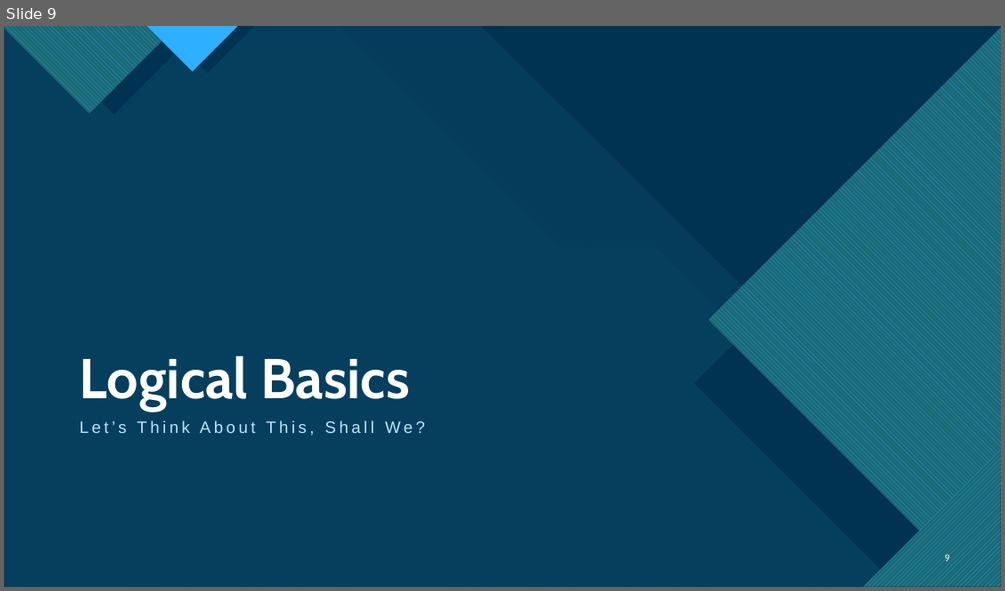
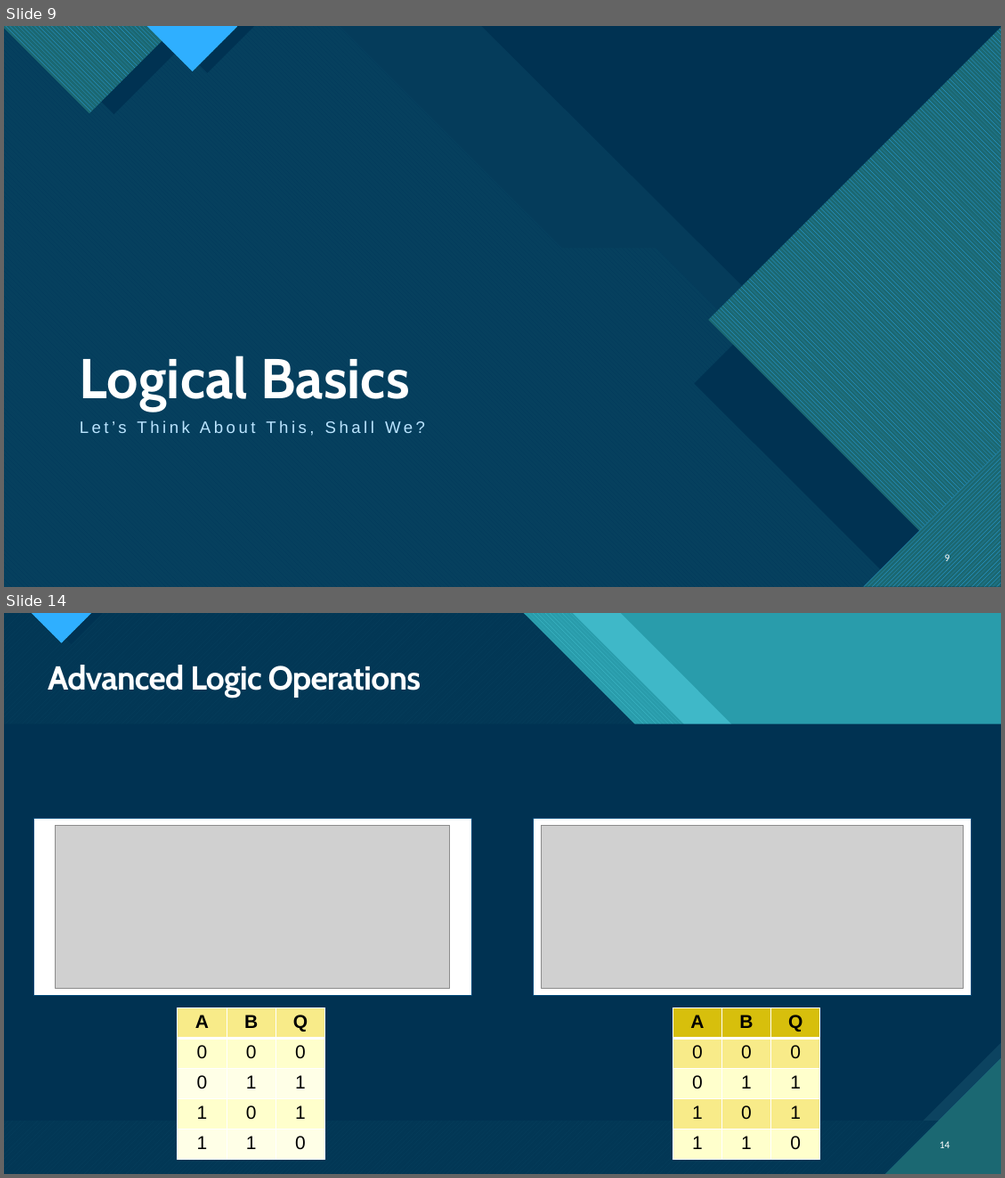
Before and after one commit to Legohead259/OCE4531-Material, a slide deck: presentations/1 - Binary Basics and Boolean Algebra.pptx. Shown one above the other, each under a label of ours: slide 9 before the commit, slides 9 and 14 after it; the slides between them are not shown. The pictures are 1005x591 and 1005x1178 pixels, drawn with LibreOffice and Linux fonts; fonts in the diff are those of the drawing; grey boxes stand for pictures. Boxes give left, top, right and bottom in pixels: in the first picture for what was removed or moved away, otherwise in the second. Text is boxed around its words. In the diff, an @@ line names an element or a change of style, - is before the commit and + after.

```diff
--- a/presentations/1 - Binary Basics and Boolean Algebra.pptx
+++ b/presentations/1 - Binary Basics and Boolean Algebra.pptx
@@ slide 14 added at bbox=[4, 613, 1001, 1174], background #47C3D3; not listed: 14 template elements that a slide beside it also shows @@
@@ rectangle added at bbox=[4, 613, 1001, 1174], fill #299CAB @@
@@ rectangle added at bbox=[4, 613, 1001, 1174], fill #299CAB @@
@@ freeform shape added at bbox=[4, 613, 1001, 1174], fill #47C3D3 at 74% opacity @@
@@ freeform shape added at bbox=[4, 613, 1001, 1174], fill pattern #47C3D3 on #1B6872 @@
@@ title added at bbox=[48, 665, 421, 697], 32 pt, text #FFFFFF, bold @@
+Advanced Logic Operations
@@ rectangle added at bbox=[34, 818, 472, 995], fill #FFFFFF, outline #004B79 1 pt @@
@@ picture added at bbox=[55, 826, 450, 989] @@
@@ rectangle added at bbox=[534, 818, 971, 995], fill #FFFFFF, outline #004B79 1 pt @@
@@ picture added at bbox=[542, 826, 963, 989] @@
@@ table added at bbox=[178, 1008, 325, 1159], 5 rows, 3 columns @@
+A | B | Q
+0 | 0 | 0
+0 | 1 | 1
+1 | 0 | 1
+1 | 1 | 0
@@ table added at bbox=[672, 1008, 821, 1159], 5 rows, 3 columns @@
+A | B | Q
+0 | 0 | 0
+0 | 1 | 1
+1 | 0 | 1
+1 | 1 | 0
@@ page number added at bbox=[939, 1141, 950, 1148], 10 pt, text #FFFFFF @@
+14
```
Also in this commit, not shown: 1 slide changed, 12 other slides added, 1 slide removed.
